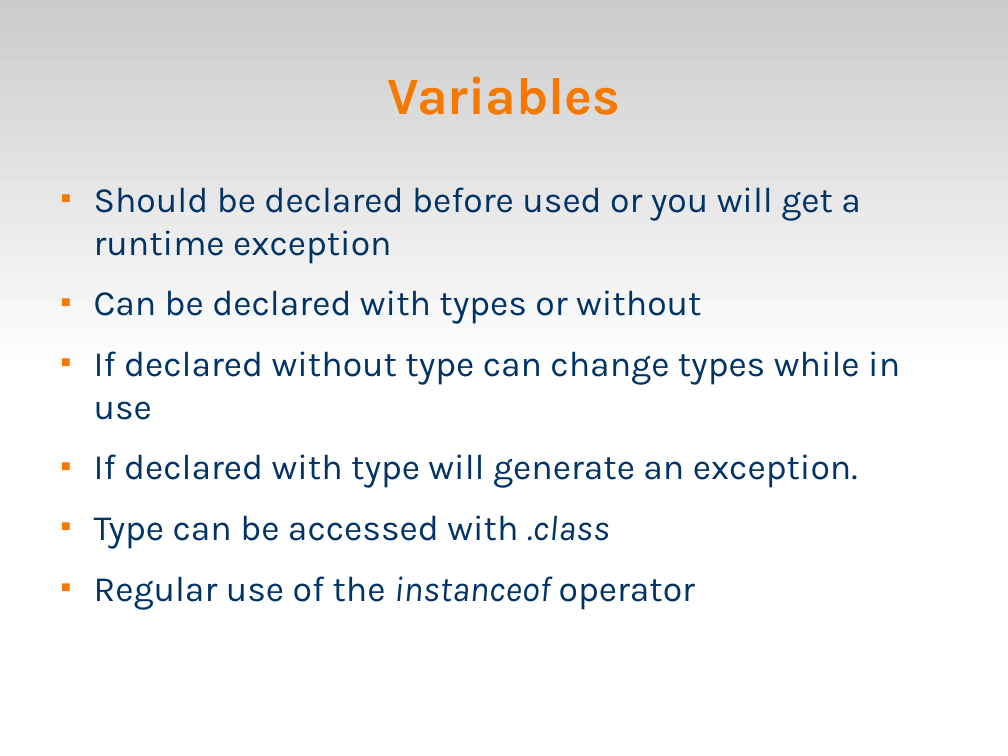
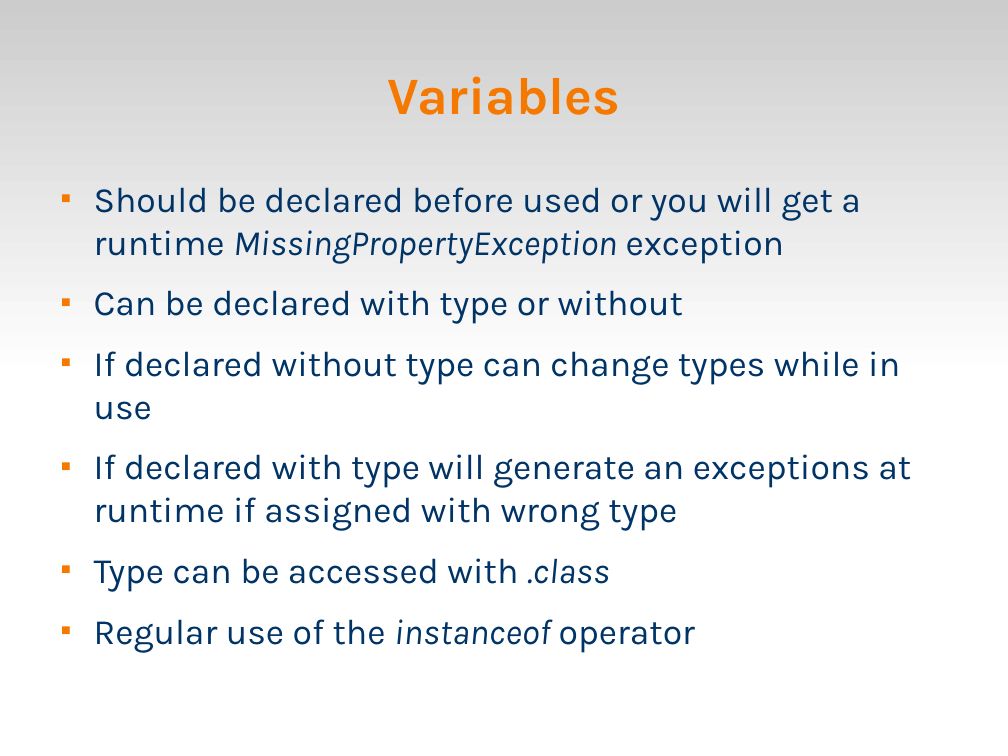
Before and after one commit to veltzer/demos, a slide deck: slide 3 of groovy/groovy.odp (slide 6 before the commit). Drawn at 1008x756 pixels with LibreOffice and Linux fonts; fonts in the diff are those of the drawing. Boxes give left, top, right and bottom in pixels: in the first picture for what was removed or moved away, otherwise in the second. Text is boxed around its words. In the diff, an @@ line names an element or a change of style, - is before the commit and + after.

```diff
--- a/groovy/groovy.odp
+++ b/groovy/groovy.odp
@@ text at (x1=94, y1=187, x2=861, y2=324): text changed @@
-■ Should be declared before used or you will get a runtime exception
-■ Can be declared with types or without
+■ Should be declared before used or you will get a runtime MissingPropertyException exception
+■ Can be declared with type or without
@@ text at (x1=94, y1=454, x2=911, y2=531): text changed @@
-■ If declared with type will generate an exception.
+■ If declared with type will generate an exceptions at runtime if assigned with wrong type
```
Also in this commit, not shown: 3 other slides changed, 4 slides added, 10 other files.
